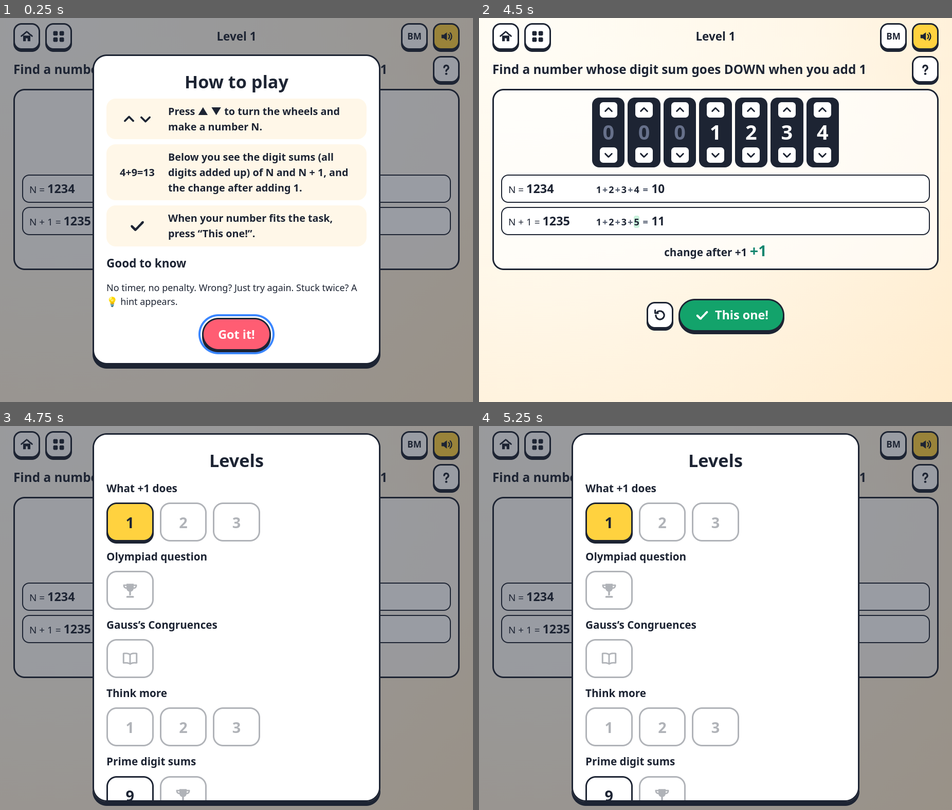
Above: before the commit, frames 1-4 (two rows, left to right).
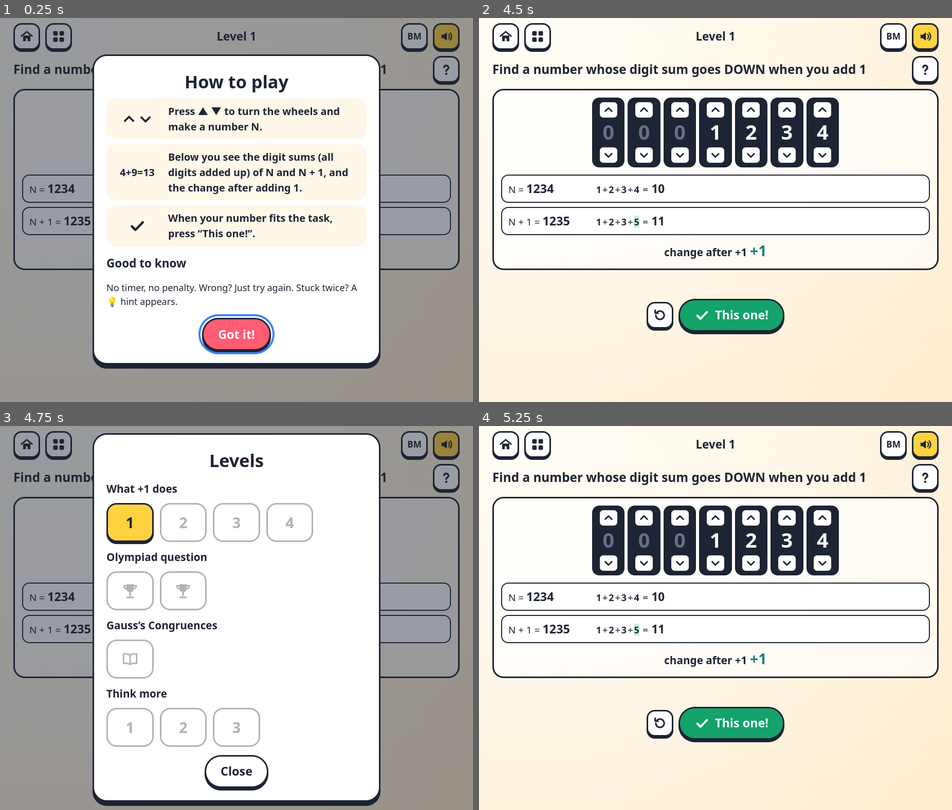
Above: after the commit, the same moments.

Repository: SteveKok/math-games
Game: browser game, page digit.html
The game is run twice, just before and just after one commit, with the same random seed, the same clock (stepped at 60 frames per second) and the same inputs.
Inputs (mouse positions are in pixels of both pictures, inside the frame that each line leads up to):
- Up to frame 1 (0.25 s): no input
- Up to frame 2 (4.5 s): click "Got it!" at 0.27 s; click "Start over" at 0.52 s; hold Right 1.03-1.53 s; tap Space every 0.5 s from 1.1 to 4.1 s; hold Down 1.58-1.85 s; hold Left 1.9-2.47 s; click "Start over" at 2.02 s; hold Up 2.52-2.82 s; hold Right 2.87-3.53 s; hold Up 3.58-3.82 s; hold Left 3.87-4.3 s; hold Down from 4.35 s (still down)
- Up to frame 3 (4.75 s): click "Levels" at 4.52 s; tap Space at 4.6 s; release Down at 4.68 s; hold Right from 4.73 s (still down)
- Up to frame 4 (5.25 s): click (715, 771) at 4.77 s, where only the run after the commit has a clickable "Close"; tap Space at 5.1 s; release Right at 5.23 s

Frames 1-2 are identical in both runs. In frame 3, 2.1% of the frame differs, in the area x 19-81%, y 2-98%; in frame 4, 70%, in the area x 0-100%, y 0-100%.

Commit message:
Remove home shortcut buttons; +1 Secret goes easy to hard with both digit-sum olympiad questions together
- Home page: digit and letter cards back to a single Play tag
- +1 Secret: prime-run warm-up joins 'What +1 does'; Bongsu B2 and Muda B2 sit together under Olympiad
- Strict level order again; old progress repaired so added levels unlock
- Bump assets to v=31

Co-Authored-By: Claude Opus 5.5 <noreply@anthropic.com>

Diff:
--- a/css/style.css
+++ b/css/style.css
@@ -76,10 +76,6 @@
 .card.soon { opacity: .55; box-shadow: none; border-style: dashed; }
 .card .tag { align-self: flex-start; font-weight: 800; padding: 4px 14px; border-radius: 999px; background: var(--bg2); }
 .card:not(.soon) .tag { background: var(--accent); color: #fff; }
-.card a.art { text-decoration: none; color: inherit; }
-.card .tag-row { display: flex; gap: 8px; flex-wrap: wrap; }
-.card .tag-row .tag { text-decoration: none; min-height: 36px; display: inline-flex; align-items: center; }
-.card .tag-row .tag.alt { background: #3a86ff; }
 .footer { text-align: center; color: var(--ink-soft); margin-top: 32px; font-size: .95rem; }
 .footer a { color: inherit; }
 
--- a/cube.html
+++ b/cube.html
@@ -4,7 +4,7 @@
   <meta charset="utf-8">
   <meta name="viewport" content="width=device-width, initial-scale=1, viewport-fit=cover">
   <title>涂立方体 · Paint the Cube · Cat Kiub</title>
-  <link rel="stylesheet" href="css/style.css?v=30">
+  <link rel="stylesheet" href="css/style.css?v=31">
 </head>
 <body>
   <header class="topbar">
@@ -76,11 +76,11 @@
     <div class="actions"><button class="big-btn" data-close data-i18n="rulesOk"></button></div>
   </dialog>
 
-  <script src="js/core.js?v=30"></script>
-  <script src="js/strings.js?v=30"></script>
-  <script src="js/fx.js?v=30"></script>
-  <script src="js/cube-logic.js?v=30"></script>
-  <script src="js/portraits.js?v=30"></script>
-  <script src="js/cube-game.js?v=30"></script>
+  <script src="js/core.js?v=31"></script>
+  <script src="js/strings.js?v=31"></script>
+  <script src="js/fx.js?v=31"></script>
+  <script src="js/cube-logic.js?v=31"></script>
+  <script src="js/portraits.js?v=31"></script>
+  <script src="js/cube-game.js?v=31"></script>
 </body>
 </html>
--- a/cut.html
+++ b/cut.html
@@ -4,7 +4,7 @@
   <meta charset="utf-8">
   <meta name="viewport" content="width=device-width, initial-scale=1, viewport-fit=cover">
   <title>公平切蛋糕 · Fair Cake Cut · Potong Kek Adil</title>
-  <link rel="stylesheet" href="css/style.css?v=30">
+  <link rel="stylesheet" href="css/style.css?v=31">
 </head>
 <body>
   <header class="topbar">
@@ -75,11 +75,11 @@
     <div class="actions"><button class="big-btn" data-close data-i18n="rulesOk"></button></div>
   </dialog>
 
-  <script src="js/core.js?v=30"></script>
-  <script src="js/strings.js?v=30"></script>
-  <script src="js/fx.js?v=30"></script>
-  <script src="js/cut-logic.js?v=30"></script>
-  <script src="js/portraits.js?v=30"></script>
-  <script src="js/cut-game.js?v=30"></script>
+  <script src="js/core.js?v=31"></script>
+  <script src="js/strings.js?v=31"></script>
+  <script src="js/fx.js?v=31"></script>
+  <script src="js/cut-logic.js?v=31"></script>
+  <script src="js/portraits.js?v=31"></script>
+  <script src="js/cut-game.js?v=31"></script>
 </body>
 </html>
--- a/digit.html
+++ b/digit.html
@@ -4,7 +4,7 @@
   <meta charset="utf-8">
   <meta name="viewport" content="width=device-width, initial-scale=1, viewport-fit=cover">
   <title>加一的秘密 · The +1 Secret · Rahsia Tambah Satu</title>
-  <link rel="stylesheet" href="css/style.css?v=30">
+  <link rel="stylesheet" href="css/style.css?v=31">
 </head>
 <body>
   <header class="topbar">
@@ -76,11 +76,11 @@
     <div class="actions"><button class="big-btn" data-close data-i18n="rulesOk"></button></div>
   </dialog>
 
-  <script src="js/core.js?v=30"></script>
-  <script src="js/strings.js?v=30"></script>
-  <script src="js/fx.js?v=30"></script>
-  <script src="js/digit-logic.js?v=30"></script>
-  <script src="js/portraits.js?v=30"></script>
-  <script src="js/digit-game.js?v=30"></script>
+  <script src="js/core.js?v=31"></script>
+  <script src="js/strings.js?v=31"></script>
+  <script src="js/fx.js?v=31"></script>
+  <script src="js/digit-logic.js?v=31"></script>
+  <script src="js/portraits.js?v=31"></script>
+  <script src="js/digit-game.js?v=31"></script>
 </body>
 </html>
--- a/index.html
+++ b/index.html
@@ -5,7 +5,7 @@
   <meta name="viewport" content="width=device-width, initial-scale=1, viewport-fit=cover">
   <title>思维小游戏 · Think &amp; Play</title>
   <meta name="description" content="Free, open-source math-thinking games for kids aged 8–12. No accounts, no tracking.">
-  <link rel="stylesheet" href="css/style.css?v=30">
+  <link rel="stylesheet" href="css/style.css?v=31">
 </head>
 <body>
   <header class="topbar">
@@ -31,15 +31,12 @@
         <p data-i18n="gameCutDesc">一刀，切成一样大的两块</p>
         <span class="tag" data-i18n="play">开始玩</span>
       </a>
-      <div class="card">
-        <a class="art" id="digit-art" href="digit.html" tabindex="-1" aria-hidden="true"><div class="odo"><span>4</span><span class="nine">9</span><span class="nine">9</span><span class="nine">9</span><span class="nine">9</span></div><b class="odo-arrow">+1</b><div class="odo"><span class="plus">5</span><span class="zero">0</span><span class="zero">0</span><span class="zero">0</span><span class="zero">0</span></div></a>
+      <a class="card" href="digit.html">
+        <div class="art" id="digit-art"><div class="odo"><span>4</span><span class="nine">9</span><span class="nine">9</span><span class="nine">9</span><span class="nine">9</span></div><b class="odo-arrow">+1</b><div class="odo"><span class="plus">5</span><span class="zero">0</span><span class="zero">0</span><span class="zero">0</span><span class="zero">0</span></div></div>
         <h2 data-i18n="gameDigit">加一的秘密</h2>
         <p data-i18n="gameDigitDesc">加 1 以后，数字和会怎么变？</p>
-        <div class="tag-row">
-          <a class="tag" href="digit.html" data-i18n="play">开始玩</a>
-          <a class="tag alt" href="digit.html#prime" data-i18n="dchPrime">数字和是质数</a>
-        </div>
-      </div>
+        <span class="tag" data-i18n="play">开始玩</span>
+      </a>
       <a class="card" href="plus.html">
         <div class="art" id="plus-art"><div class="ones locked demo"><span class="one b0">1</span><span class="gap"></s …(310 unchanged characters)…
         <h2 data-i18n="gamePlus">加号游戏</h2>
@@ -58,15 +55,12 @@
         <p data-i18n="gameStickDesc">首尾接起来，不能截断，拼成正方形</p>
         <span class="tag" data-i18n="play">开始玩</span>
       </a>
-      <div class="card">
-        <a class="art" id="letter-art" href="letter.html" tabindex="-1" aria-hidden="true"><div class="today mini"><span class="ltile" style="background:#ff5d73;color:#fff">A</span><span class="ltile" style="background:#3a86ff;color:#fff">B</span><span class="ltile" style="background:#ff5d73;color:#fff">C</span><span class="ltile" style="background:#3a86ff;color:#fff">D</span></div><b class="odo-arrow">↻ 12</b></a>
+      <a class="card" href="letter.html">
+        <div class="art" id="letter-art"><div class="today mini"><span class="ltile" style="background:#ff5d73;color:#fff">A</span><span class="ltile" style="background:#3a86ff;color:#fff">B</span><span class="ltile" style="background:#ff5d73;color:#fff">C</span><span class="ltile" style="background:#3a86ff;color:#fff">D</span></div><b class="odo-arrow">↻ 12</b></div>
         <h2 data-i18n="gameLetter">字母转转乐</h2>
         <p data-i18n="gameLetterDesc">每天按同样的规则换字母，几天后回到原样？</p>
-        <div class="tag-row">
-          <a class="tag" href="letter.html" data-i18n="play">开始玩</a>
-          <a class="tag alt" href="letter.html#culture" data-i18n="ltchCulture">文化课：天干地支</a>
-        </div>
-      </div>
+        <span class="tag" data-i18n="play">开始玩</span>
+      </a>
       <div class="card soon">
         <h2 data-i18n="comingSoon">快做好了</h2>
         <p data-i18n="noGamesYet">新游戏正在路上……</p>
@@ -76,9 +70,9 @@
     <p class="footer" data-i18n="footer">免费 · 开源 · 不收集任何信息</p>
   </main>
 
-  <script src="js/core.js?v=30"></script>
-  <script src="js/strings.js?v=30"></script>
-  <script src="js/pigeon-skins.js?v=30"></script>
+  <script src="js/core.js?v=31"></script>
+  <script src="js/strings.js?v=31"></script>
+  <script src="js/pigeon-skins.js?v=31"></script>
   <script>
     (function () {
       var sk = MG.PIGEON_ART;
--- a/js/digit-game.js
+++ b/js/digit-game.js
@@ -8,10 +8,13 @@
   var LAST = D.LEVELS.length - 1;
 
   /* ---------- 进度 ---------- */
-  var KEY = 'mg.digit.v1';
+  var KEY = 'mg.digit.v2';   // v2：关卡重新排过顺序
   var progress = MG.store.get(KEY, null);
   if (!progress || typeof progress.unlocked !== 'number') progress = { unlocked: 0, cleared: {} };
   function save() { MG.store.set(KEY, progress); }
+  // 关卡后来加过：如果前面的关全都通过了，就把下一关打开（还是按顺序，只是补上旧进度）
+  (function () { var i = 0; while (i < LAST && progress.cleared[i]) i++; progress.unlocked = Math.max(progress.unlocked, i); })();
+
   function complete() {
     progress.cleared[state.idx] = true;
     if (state.idx < LAST) progress.unlocked = Math.max(progress.unlocked, state.idx + 1);
@@ -19,13 +22,6 @@
   }
 
   var state = {};
-  var FIRST_PRIME = D.LEVELS.findIndex(function (l) { return l.ch === 'prime'; });
-  /** 能不能玩这一关：按顺序解锁；「数字和是质数」这一章是后来加的，第一关一直开着，之后按顺序 */
-  function isOpen(i) {
-    if (i <= progress.unlocked) return true;
-    if (D.LEVELS[i].ch !== 'prime') return false;
-    return i === FIRST_PRIME || !!progress.cleared[i - 1];
-  }
   function numInChapter(idx) {
     var ch = D.chapterOf(D.LEVELS[idx]), n = 0;
     for (var i = 0; i <= idx; i++) if (D.chapterOf(D.LEVELS[i]) === ch) n++;
@@ -35,8 +31,7 @@
 
   /* ---------- 开始一关 ---------- */
   function startLevel(idx) {
-    idx = Math.max(0, Math.min(idx, LAST));
-    if (!isOpen(idx)) idx = Math.min(progress.unlocked, LAST);
+    idx = Math.max(0, Math.min(idx, progress.unlocked, LAST));
     var lv = D.LEVELS[idx];
     state = { idx: idx, lv: lv, digits: D.toDigits(lv.start || 0), fails: 0, hintOn: false, done: false, revealed: false, review: false, status: null };
     MG.prefs.set('digitLevel', idx);
@@ -67,7 +62,7 @@
       $('oly-q').textContent = t(pk + 'Q');
       $('oly-note').textContent = t(pk + 'Note') + ' ' + t('polyGo');
     }
-    $('btn-rules').hidden = !(lv.ch === 'carry' || lv.ch === 'prime');
+    $('btn-rules').hidden = lv.ch !== 'carry';
     var playing = game && !state.done && !state.revealed;
     $('game-ctrl').hidden = !game || state.review;
     $('btn-check').hidden = !playing;
@@ -256,7 +251,7 @@
       D.LEVELS.forEach(function (lv, i) {
         if (D.chapterOf(lv) !== ch.id) return;
         var cls = 'lv-btn' + (progress.cleared[i] ? ' done' : '') + (i === state.idx ? ' current' : '');
-        h += '<button class="' + cls + '" data-lv="' + i + '"' + (isOpen(i) ? '' : ' disabled') + ' aria-label="' + t('level', { n: i + 1 }) + '">' +
+        h += '<button class="' + cls + '" data-lv="' + i + '"' + (i > progress.unlocked ? ' disabled' : '') + ' aria-label="' + t('level', { n: i + 1 }) + '">' +
           (lv.olympiad ? MG.ICONS.trophy : lv.ch === 'read' ? MG.ICONS.book : lv.ch === 'think' ? numInChapter(i) : (i + 1)) +
           (progress.cleared[i] ? '<small>★</small>' : '') + '</button>';
       });
@@ -297,8 +292,7 @@
       b.addEventListener('click', function () { b.closest('dialog').close(); });
     });
     root.addEventListener('mg:lang', function () { render(); });
-    // 首页「数字和是质数」的入口：digit.html#prime 直接进这一章
-    startLevel(root.location.hash === '#prime' ? FIRST_PRIME : MG.prefs.get('digitLevel', 0));
+    startLevel(MG.prefs.get('digitLevel', 0));
   }
 
   MG.digitDebug = { start: startLevel, state: function () { return state; }, progress: function () { return progress; } };
--- a/js/digit-logic.js
+++ b/js/digit-logic.js
@@ -59,26 +59,26 @@
 
   /* ---------- 关卡 ---------- */
   var LEVELS = [
+    // 加 1 会怎样：由浅入深
     { ch: 'carry', kind: 'down', start: 1234, tip: 'dtip1', hint: 'dhint1', example: 19 },
     { ch: 'carry', kind: 'drop', amount: 17, start: 1239, tip: 'dtip2', hint: 'dhint2', example: 1299 },
     { ch: 'carry', kind: 'diffMod', m: 5, start: 1299, tip: 'dtip3', hint: 'dhint3', example: 19999 },
+    { ch: 'carry', kind: 'primeRun', k: 3, need: 3, start: 1234, tip: 'dtip5', hint: 'dhint5', example: 199 },
+    // 两道真题都在算数字和：OMK 2016 Bongsu B2、Muda B2
     { ch: 'carry', kind: 'both', m: 5, olympiad: true, start: 50767, tip: 'dtip4', hint: 'dhint4', example: 49999 },
+    { ch: 'carry', kind: 'primeRun', k: 5, need: 4, start: 1234, olympiad: true, poly: 'dp2', title: 'OMK 2016 · Muda B2', tip: 'dtip6', hint: 'dhint6', example: 197 },
     { ch: 'read', key: 'dread' },
     { ch: 'think', key: 'dex1', kind: 'both', m: 7, start: 1, example: 69999 },
     { ch: 'think', key: 'dex2', kind: 'both', m: 3, start: 1, impossible: true },
-    { ch: 'think', key: 'dex3', kind: 'both', m: 11, start: 1, example: 2899999 },
-    // 新的一章：数字和是质数（走向 OMK 2016 Muda B2）
-    { ch: 'prime', kind: 'primeRun', k: 3, need: 3, start: 1234, tip: 'dtip5', hint: 'dhint5', example: 199 },
-    { ch: 'prime', kind: 'primeRun', k: 5, need: 4, start: 1234, olympiad: true, poly: 'dp2', title: 'OMK 2016 · Muda B2', tip: 'dtip6', hint: 'dhint6', example: 197 }
+    { ch: 'think', key: 'dex3', kind: 'both', m: 11, start: 1, example: 2899999 }
   ];
   var CHAPTERS = [
     { id: 'carry', nameKey: 'dchCarry' },
     { id: 'oly', nameKey: 'pchOly' },
     { id: 'read', nameKey: 'dchRead' },
-    { id: 'think', nameKey: 'pchThink' },
-    { id: 'prime', nameKey: 'dchPrime' }
+    { id: 'think', nameKey: 'pchThink' }
   ];
-  function chapterOf(lv) { return lv.olympiad && !lv.poly ? 'oly' : lv.ch; }
+  function chapterOf(lv) { return lv.olympiad ? 'oly' : lv.ch; }
   function levelPossible(lv) { return lv.kind === 'both' ? bothPossible(lv.m) : true; }
   var OLYMPIAD = LEVELS.findIndex(function (l) { return l.olympiad; });
 
--- a/js/letter-game.js
+++ b/js/letter-game.js
@@ -13,6 +13,9 @@
   var progress = MG.store.get(KEY, null);
   if (!progress || typeof progress.unlocked !== 'number') progress = { unlocked: 0, cleared: {} };
   function save() { MG.store.set(KEY, progress); }
+  // 关卡后来加过：如果前面的关全都通过了，就把下一关打开（还是按顺序，只是补上旧进度）
+  (function () { var i = 0; while (i < LAST && progress.cleared[i]) i++; progress.unlocked = Math.max(progress.unlocked, i); })();
+
   function complete() {
     progress.cleared[state.idx] = true;
     if (state.idx < LAST) progress.unlocked = Math.max(progress.unlocked, state.idx + 1);
@@ -20,9 +23,6 @@
   }
 
   var state = {};
-  var CULTURE = L.LEVELS.findIndex(function (l) { return l.ch === 'culture'; });
-  /** 文化课是后来加的一关，一直开着；其他关按顺序解锁 */
-  function isOpen(i) { return i <= progress.unlocked || i === CULTURE; }
   function numInChapter(idx) {
     var ch = L.chapterOf(L.LEVELS[idx]), n = 0;
     for (var i = 0; i <= idx; i++) if (L.chapterOf(L.LEVELS[i]) === ch) n++;
@@ -43,8 +43,7 @@
 
   /* ---------- 开始一关 ---------- */
   function startLevel(idx) {
-    idx = Math.max(0, Math.min(idx, LAST));
-    if (!isOpen(idx)) idx = Math.min(progress.unlocked, LAST);
+    idx = Math.max(0, Math.min(idx, progress.unlocked, LAST));
     var lv = L.LEVELS[idx];
     state = { idx: idx, lv: lv, day: 0, glasses: false, val: 1,
       fails: 0, hintOn: false, done: false, revealed: false, review: false, status: null };
@@ -301,7 +300,7 @@
       L.LEVELS.forEach(function (lv, i) {
         if (L.chapterOf(lv) !== ch.id) return;
         var cls = 'lv-btn' + (progress.cleared[i] ? ' done' : '') + (i === state.idx ? ' current' : '');
-        h += '<button class="' + cls + '" data-lv="' + i + '"' + (isOpen(i) ? '' : ' disabled') + ' aria-label="' + t('level', { n: i + 1 }) + '">' +
+        h += '<button class="' + cls + '" data-lv="' + i + '"' + (i > progress.unlocked ? ' disabled' : '') + ' aria-label="' + t('level', { n: i + 1 }) + '">' +
           (lv.olympiad ? MG.ICONS.trophy : lv.ch === 'read' ? MG.ICONS.book : lv.ch === 'think' ? numInChapter(i) : (i + 1)) +
           (progress.cleared[i] ? '<small>★</small>' : '') + '</button>';
       });
@@ -348,8 +347,7 @@
       b.addEventListener('click', function () { b.closest('dialog').close(); });
     });
     root.addEventListener('mg:lang', function () { render(); });
-    // 首页「天干地支」的入口：letter.html#culture 直接进文化课
-    startLevel(root.location.hash === '#culture' ? CULTURE : MG.prefs.get('letterLevel', 0));
+    startLevel(MG.prefs.get('letterLevel', 0));
   }
 
   MG.letterDebug = { start: startLevel, state: function () { return state; }, progress: function () { return progress; } };
--- a/js/strings.js
+++ b/js/strings.js
@@ -201,7 +201,6 @@
     dex3H: '9 × 5 = 45 = 44 + 1，所以末尾要五个 9。前面那部分的数字和要比 11 的倍数少 1，而且它的最后一位不能是 9。',
     dex3A: '例如 2899999 和 2900000：数字和 55 和 11。前面 28 的数字和是 10，后面跟五个 9。',
     dallClear: '全部完成！你发现了加一的秘密。',
-    dchPrime: '数字和是质数',
     dask5: '找 3 个连续的数，它们的数字和都是质数',
     dask6: '找 5 个连续的数，其中至少 4 个的数字和是质数',
     dprime: '质数', dnotPrime: '不是质数',
@@ -589,7 +588,6 @@
     dex3H: '9 × 5 = 45 = 44 + 1, so you need five trailing 9s. The front part’s digit sum must be one less than a multiple of 11, and its last digit can’t be 9.',
     dex3A: 'For example 2899999 and 2900000: digit sums 55 and 11. The front part 28 has digit sum 10, followed by five 9s.',
     dallClear: 'All done! You’ve found the secret of +1.',
-    dchPrime: 'Prime digit sums',
     dask5: 'Find 3 consecutive numbers whose digit sums are all prime',
     dask6: 'Find 5 consecutive numbers where at least 4 have a prime digit sum',
     dprime: 'prime', dnotPrime: 'not prime',
@@ -977,7 +975,6 @@
     dex3H: '9 × 5 = 45 = 44 + 1, jadi perlu lima angka 9 di hujung. Hasil tambah digit bahagian depan mesti kurang satu daripada gandaan 11, dan digit terakhirnya tidak boleh 9.',
     dex3A: 'Contohnya 2899999 dan 2900000: hasil tambah digit 55 dan 11. Bahagian depan 28 mempunyai hasil tambah digit 10, diikuti lima angka 9.',
     dallClear: 'Semua selesai! Kamu sudah menemui rahsia tambah satu.',
-    dchPrime: 'Hasil tambah digit perdana',
     dask5: 'Cari 3 nombor berturutan yang hasil tambah digitnya semua nombor perdana',
     dask6: 'Cari 5 nombor berturutan yang sekurang-kurangnya 4 mempunyai hasil tambah digit perdana',
     dprime: 'perdana', dnotPrime: 'bukan perdana',
--- a/letter.html
+++ b/letter.html
@@ -4,7 +4,7 @@
   <meta charset="utf-8">
   <meta name="viewport" content="width=device-width, initial-scale=1, viewport-fit=cover">
   <title>字母转转乐 · Letter Carousel · Karusel Huruf</title>
-  <link rel="stylesheet" href="css/style.css?v=30">
+  <link rel="stylesheet" href="css/style.css?v=31">
 </head>
 <body>
   <header class="topbar">
@@ -86,10 +86,10 @@
     <div class="actions"><button class="big-btn" data-close data-i18n="rulesOk"></button></div>
   </dialog>
 
-  <script src="js/core.js?v=30"></script>
-  <script src="js/strings.js?v=30"></script>
-  <script src="js/fx.js?v=30"></script>
-  <script src="js/letter-logic.js?v=30"></script>
-  <script src="js/letter-game.js?v=30"></script>
+  <script src="js/core.js?v=31"></script>
+  <script src="js/strings.js?v=31"></script>
+  <script src="js/fx.js?v=31"></script>
+  <script src="js/letter-logic.js?v=31"></script>
+  <script src="js/letter-game.js?v=31"></script>
 </body>
 </html>
--- a/pigeon.html
+++ b/pigeon.html
@@ -4,7 +4,7 @@
   <meta charset="utf-8">
   <meta name="viewport" content="width=device-width, initial-scale=1, viewport-fit=cover">
   <title>鸽子与糖果 · Pigeons &amp; Sweets · Merpati &amp; Gula-gula</title>
-  <link rel="stylesheet" href="css/style.css?v=30">
+  <link rel="stylesheet" href="css/style.css?v=31">
 </head>
 <body>
   <header class="topbar">
@@ -86,12 +86,12 @@
   </dialog>
 
 
-  <script src="js/core.js?v=30"></script>
-  <script src="js/strings.js?v=30"></script>
-  <script src="js/fx.js?v=30"></script>
-  <script src="js/pigeon-logic.js?v=30"></script>
-  <script src="js/pigeon-skins.js?v=30"></script>
-  <script src="js/portraits.js?v=30"></script>
-  <script src="js/pigeon-game.js?v=30"></script>
+  <script src="js/core.js?v=31"></script>
+  <script src="js/strings.js?v=31"></script>
+  <script src="js/fx.js?v=31"></script>
+  <script src="js/pigeon-logic.js?v=31"></script>
+  <script src="js/pigeon-skins.js?v=31"></script>
+  <script src="js/portraits.js?v=31"></script>
+  <script src="js/pigeon-game.js?v=31"></script>
 </body>
 </html>
--- a/plus.html
+++ b/plus.html
@@ -4,7 +4,7 @@
   <meta charset="utf-8">
   <meta name="viewport" content="width=device-width, initial-scale=1, viewport-fit=cover">
   <title>加号游戏 · Plus Signs · Tanda Tambah</title>
-  <link rel="stylesheet" href="css/style.css?v=30">
+  <link rel="stylesheet" href="css/style.css?v=31">
 </head>
 <body>
   <header class="topbar">
@@ -76,10 +76,10 @@
     <div class="actions"><button class="big-btn" data-close data-i18n="rulesOk"></button></div>
   </dialog>
 
-  <script src="js/core.js?v=30"></script>
-  <script src="js/strings.js?v=30"></script>
-  <script src="js/fx.js?v=30"></script>
-  <script src="js/plus-logic.js?v=30"></script>
-  <script src="js/plus-game.js?v=30"></script>
+  <script src="js/core.js?v=31"></script>
+  <script src="js/strings.js?v=31"></script>
+  <script src="js/fx.js?v=31"></script>
+  <script src="js/plus-logic.js?v=31"></script>
+  <script src="js/plus-game.js?v=31"></script>
 </body>
 </html>
--- a/stick.html
+++ b/stick.html
@@ -4,7 +4,7 @@
   <meta charset="utf-8">
   <meta name="viewport" content="width=device-width, initial-scale=1, viewport-fit=cover">
   <title>小棒拼正方形 · Stick Square · Segi Empat Sama Kayu</title>
-  <link rel="stylesheet" href="css/style.css?v=30">
+  <link rel="stylesheet" href="css/style.css?v=31">
 </head>
 <body>
   <header class="topbar">
@@ -86,11 +86,11 @@
     <div class="actions"><button class="big-btn" data-close data-i18n="rulesOk"></button></div>
   </dialog>
 
-  <script src="js/core.js?v=30"></script>
-  <script src="js/strings.js?v=30"></script>
-  <script src="js/fx.js?v=30"></script>
-  <script src="js/stick-logic.js?v=30"></script>
-  <script src="js/portraits.js?v=30"></script>
-  <script src="js/stick-game.js?v=30"></script>
+  <script src="js/core.js?v=31"></script>
+  <script src="js/strings.js?v=31"></script>
+  <script src="js/fx.js?v=31"></script>
+  <script src="js/stick-logic.js?v=31"></script>
+  <script src="js/portraits.js?v=31"></script>
+  <script src="js/stick-game.js?v=31"></script>
 </body>
 </html>
